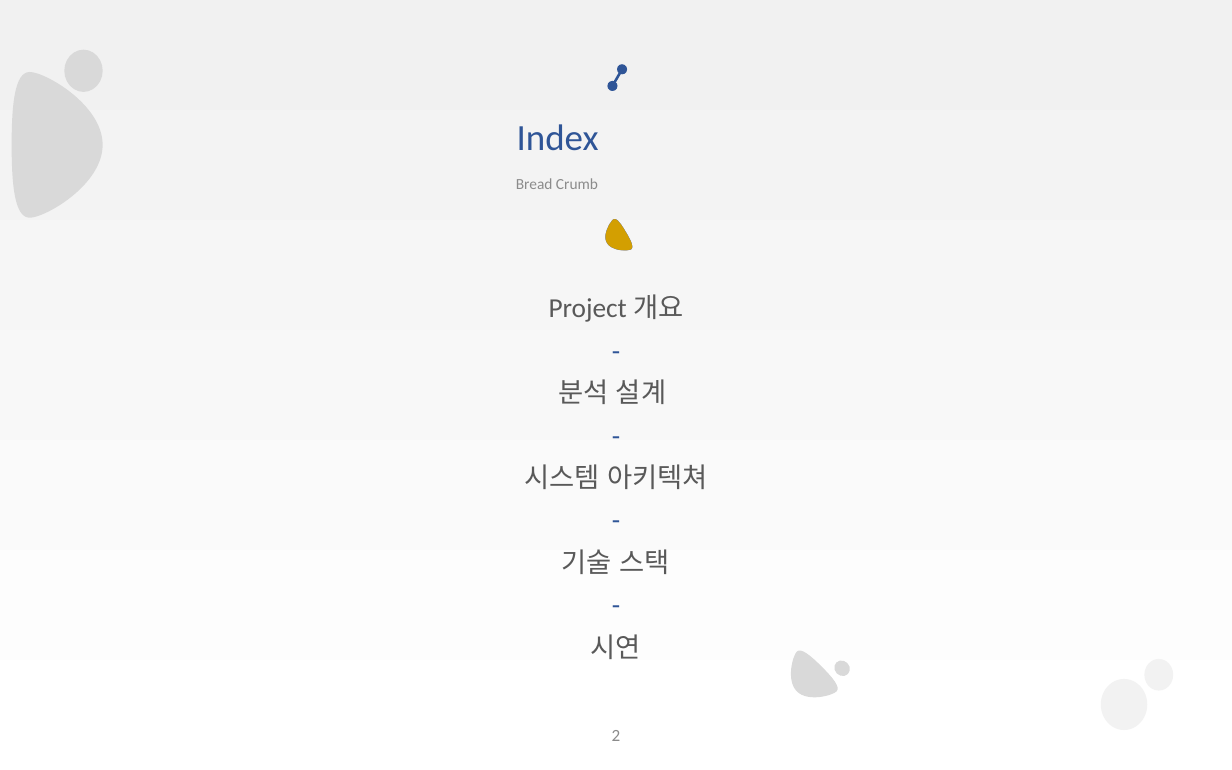
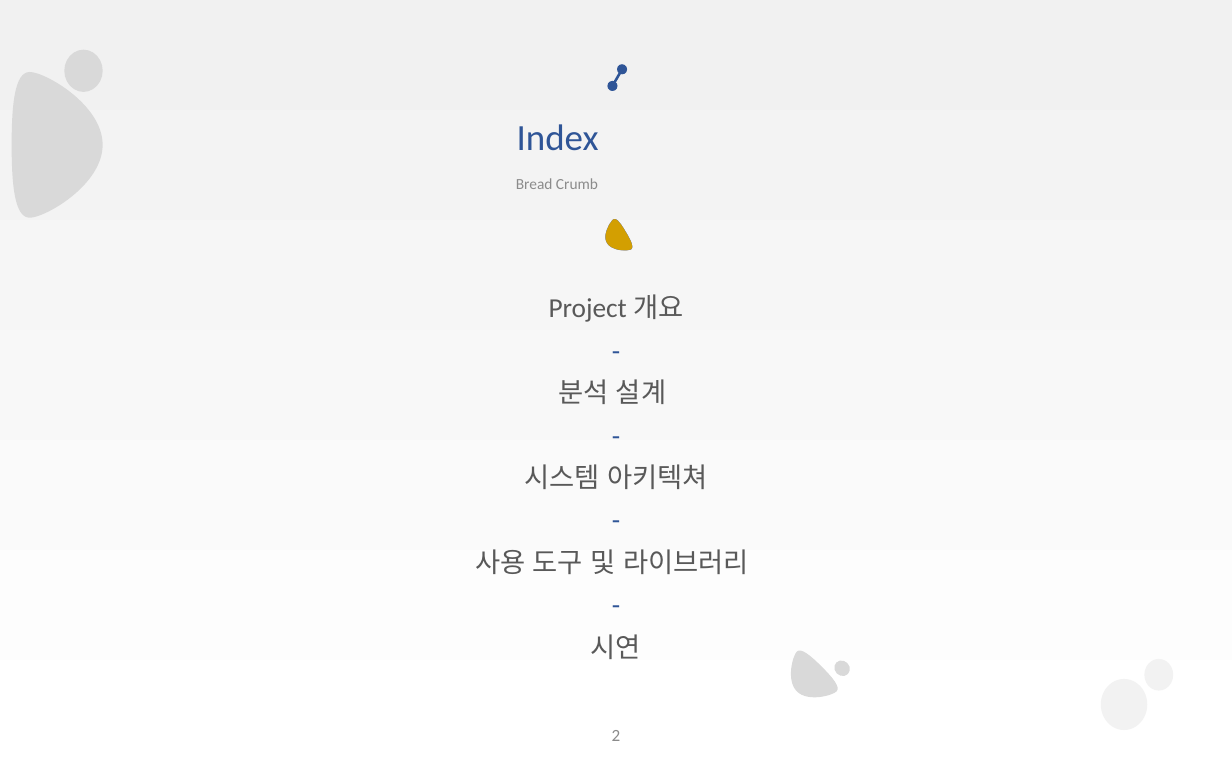
Before and after one commit to KangSage/bitcamp-newdeal-project, a slide deck: slide 2 of docs/Bread Crumb.pptx. Drawn at 1232x770 pixels with LibreOffice and Linux fonts; fonts in the diff are those of the drawing. Boxes give left, top, right and bottom in pixels: in the first picture for what was removed or moved away, otherwise in the second. Text is boxed around its words. In the diff, an @@ line names an element or a change of style, - is before the commit and + after.

```diff
--- a/docs/Bread Crumb.pptx
+++ b/docs/Bread Crumb.pptx
@@ text at bbox=[475, 549, 749, 574]: text changed @@
-기술 스택
+사용 도구 및 라이브러리
```
Also in this commit, not shown: 3 other slides changed, 4 slides added, 1 slide removed, 3 other files.
